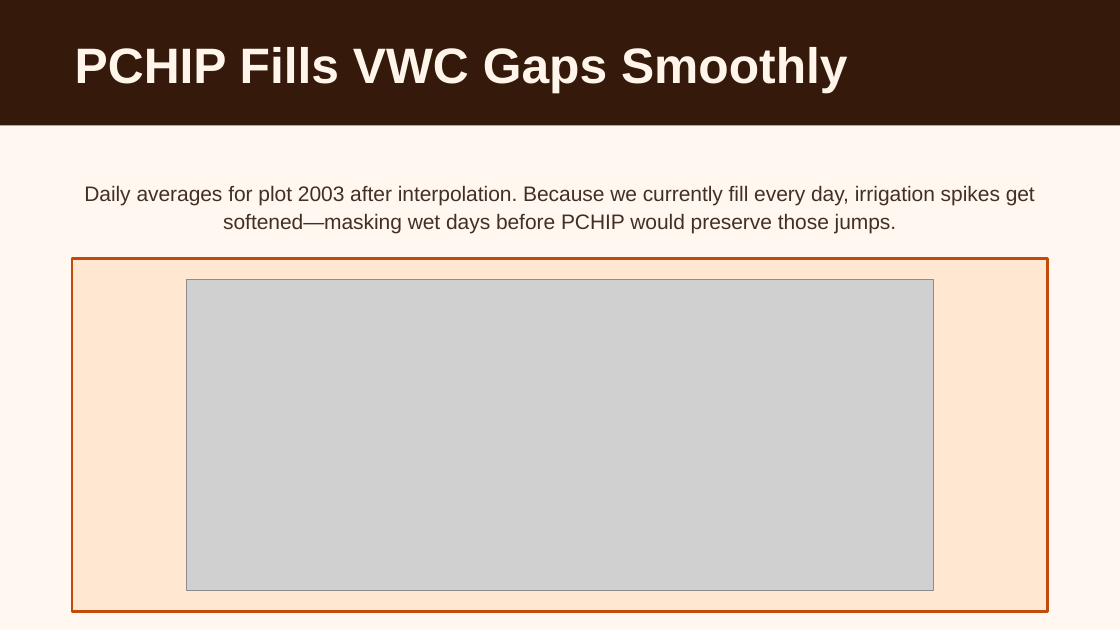
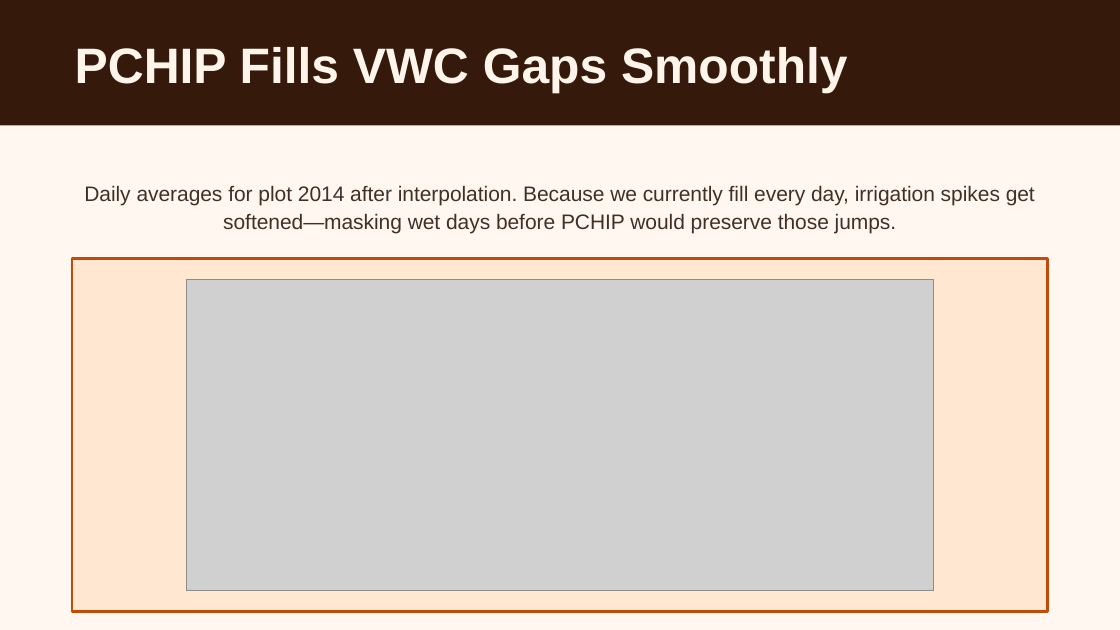
Before and after one commit to Bryan-Nsoh/slide-maker, a slide deck: slide 12 of workspace/presentations/eda-lstm-vwc-prediction.pptx. Drawn at 1120x630 pixels with LibreOffice and Linux fonts; fonts in the diff are those of the drawing; grey boxes stand for pictures. Boxes give left, top, right and bottom in pixels: in the first picture for what was removed or moved away, otherwise in the second. Text is boxed around its words. In the diff, an @@ line names an element or a change of style, - is before the commit and + after.

```diff
--- a/workspace/presentations/eda-lstm-vwc-prediction.pptx
+++ b/workspace/presentations/eda-lstm-vwc-prediction.pptx
@@ text at box(84, 185, 1035, 233): text changed @@
-Daily averages for plot 2003 after interpolation. Because we currently fill every day, irrigation spikes get softened—masking wet days before PCHIP would preserve those jumps.
+Daily averages for plot 2014 after interpolation. Because we currently fill every day, irrigation spikes get softened—masking wet days before PCHIP would preserve those jumps.
```
Also in this commit, not shown: 4 other slides changed, 1 slide added, 1 slide removed, 7 other files.
